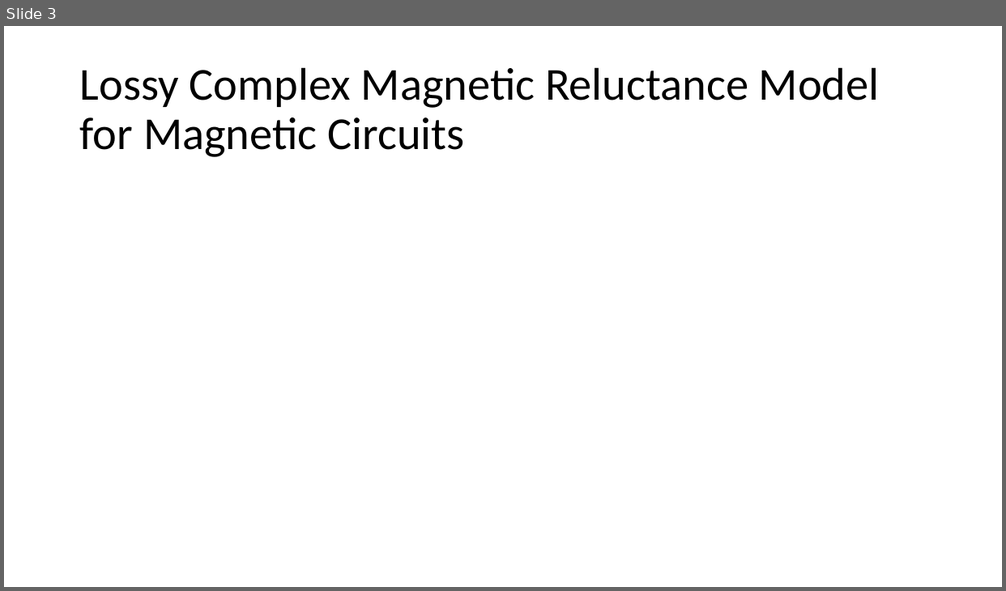
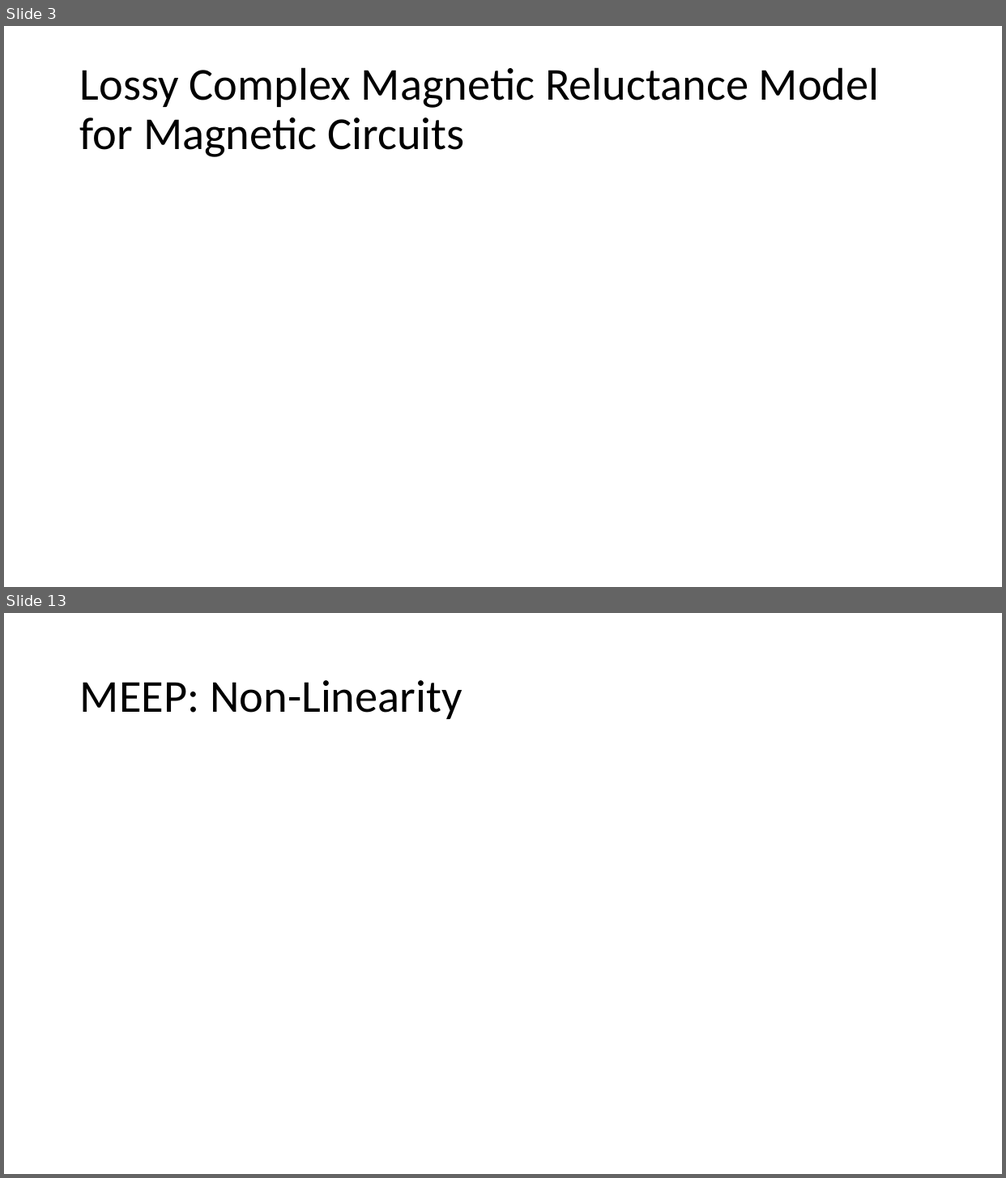
Before and after one commit to MuhammadShamaas1997/Electrical-Engineering, a slide deck: Thesis/Magnetic Transmission Lines/Thesis Proposal.pptx. Shown one above the other, each under a label of ours: slide 3 before the commit, slides 3 and 13 after it; the slides between them are not shown. The pictures are 1006x591 and 1006x1178 pixels, drawn with LibreOffice and Linux fonts; fonts in the diff are those of the drawing; grey boxes stand for pictures. Boxes give left, top, right and bottom in pixels: in the first picture for what was removed or moved away, otherwise in the second. Text is boxed around its words. In the diff, an @@ line names an element or a change of style, - is before the commit and + after.

```diff
--- a/Thesis/Magnetic Transmission Lines/Thesis Proposal.pptx
+++ b/Thesis/Magnetic Transmission Lines/Thesis Proposal.pptx
@@ slide 13 added at (x1=4, y1=613, x2=1002, y2=1174), background #FFFFFF @@
@@ title added at (x1=80, y1=680, x2=462, y2=719), 44 pt, text #000000 @@
+MEEP: Non-Linearity
```
Also in this commit, not shown: 1 slide changed, 9 other slides added.
